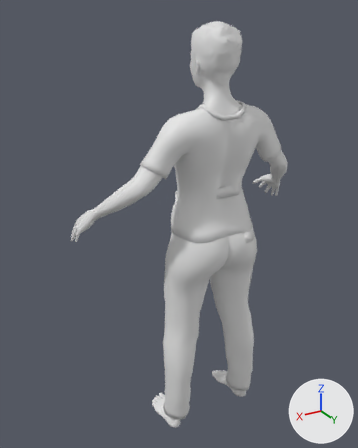
The Blender file blend/woman/w0.blend: old version first, new version second.
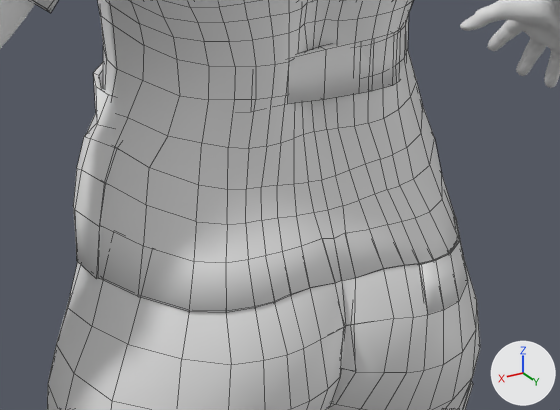
Each version is shown whole from a 50 mm lens placed at (1.014, 1.41, 1.661), pointed at (0.067, -0.169, 0.871), then close up on the part from 43% to 77% of the width and 39% to 59% of the height. The axes (+X, +Y, +Z) are drawn at lower right. The lights are the same throughout. The close-ups show mesh edges as thin lines. Materials are left out; every surface is plain grey.

In view in the first close-up: 'W0:Adult_female_genitalia', 'W0:Harvey_fscrubbottoms2', 'W0:Harvey_fscrubtop2'.
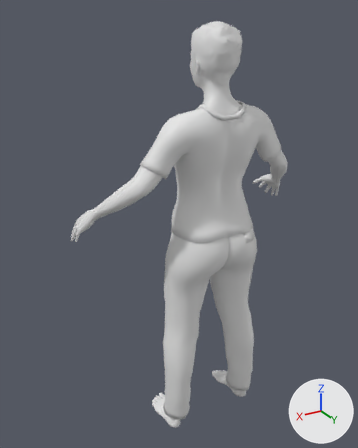
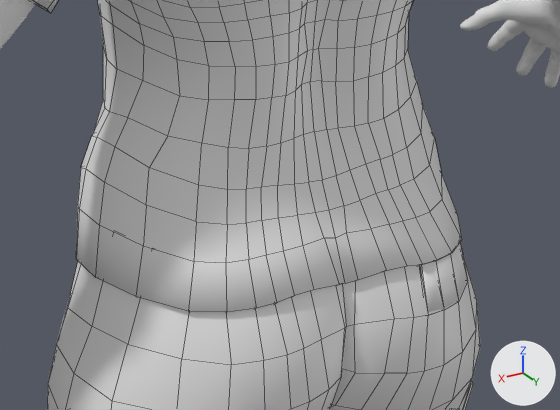
The newer file is also rescaled (x1.23) as a whole; pictures and numbers use the older file's frame.

Patch to the scene script:
```diff
--- a/blend/woman/w0.blend.py
+++ b/blend/woman/w0.blend.py
@@ me_w0_harvey_fscrubtop2 @@
 # used by ob_w0_harvey_fscrubtop2; location = (0.0, 0.0, 0.0)
-me_w0_harvey_fscrubtop2.from_pydata(...)  # 2368 vertices, 2362 faces; spans x -0.297..0.297, y -0.181..0.079, z 0.864..1.373
+me_w0_harvey_fscrubtop2.from_pydata(...)  # 1244 vertices, 1196 faces; spans x -0.297..0.297, y -0.181..0.083, z 0.864..1.373
+# me_w0_harvey_fscrubtop2 part 1: the loose piece of 72 vertices spanning x 0.065..0.168, y -0.14..-0.024, z 0.87..1.035 is deleted
+# me_w0_harvey_fscrubtop2 part 2: the loose piece of 44 vertices spanning x -0.1..0.103, y -0.004..0.034, z 1.031..1.076 is deleted
+# me_w0_harvey_fscrubtop2 part 3: 59 vertices moved from x -0.166..0.166, y -0.143..0.079, z 0.864..0.969 to x -0.168..0.168, y -0.146..0.083, z 0.864..0.969; 899 vertices removed from x -0.283..0.283, y -0.176..0.076, z 0.891..1.361; 11 vertices added at x -0.107..0.107, y 0.066..0.076, z 0.89..0.895
@@ me_w0_harvey_fscrubbottoms2 @@
 # used by ob_w0_harvey_fscrubbottoms2; location = (0.0, 0.0, 0.0)
-me_w0_harvey_fscrubbottoms2.from_pydata(...)  # 2398 vertices, 2390 faces; spans x -0.218..0.218, y -0.165..0.098, z 0.062..0.941
+me_w0_harvey_fscrubbottoms2.from_pydata(...)  # 1451 vertices, 1400 faces; spans x -0.218..0.218, y -0.165..0.099, z 0.062..0.941
+# me_w0_harvey_fscrubbottoms2 part 4: 14 vertices moved from x -0.047..0.027, y 0.024..0.098, z 0.755..0.857 to x -0.047..0.027, y 0.024..0.099, z 0.754..0.857; 956 vertices removed from x -0.216..0.216, y -0.144..0.096, z 0.087..0.9; 9 vertices added at x -0.199..-0.067, y -0.112..0.093, z 0.603..0.857
```

Where the change shows, as pixel boxes (x1, y1, x2, y2) in the close-ups (560 x 410 px):
'W0:Harvey_fscrubtop2', reshaped
    before: (34, 0, 459, 313)
    after: (34, 0, 462, 313)
'W0:Harvey_fscrubbottoms2', reshaped
    before: (47, 217, 480, 410)
    after: (47, 242, 480, 410)
part 1 of me_w0_harvey_fscrubtop2, deleted
    before: (73, 63, 120, 279)
part 2 of me_w0_harvey_fscrubtop2, deleted
    before: (287, 27, 407, 104)
part 3 of me_w0_harvey_fscrubtop2, cut back
    before: (36, 2, 459, 313)
    after: (76, 129, 462, 313)
part 4 of me_w0_harvey_fscrubbottoms2, cut back
    before: (304, 265, 471, 410)
    after: (304, 265, 428, 410)
